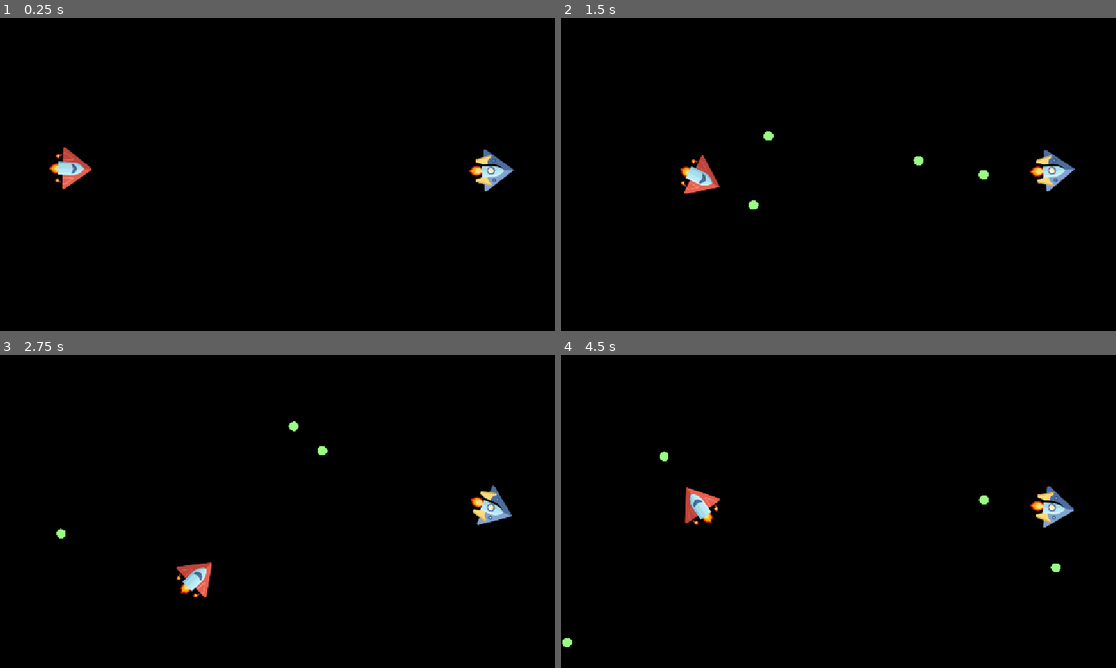
Above: before the commit, frames 1-4 (two rows, left to right).
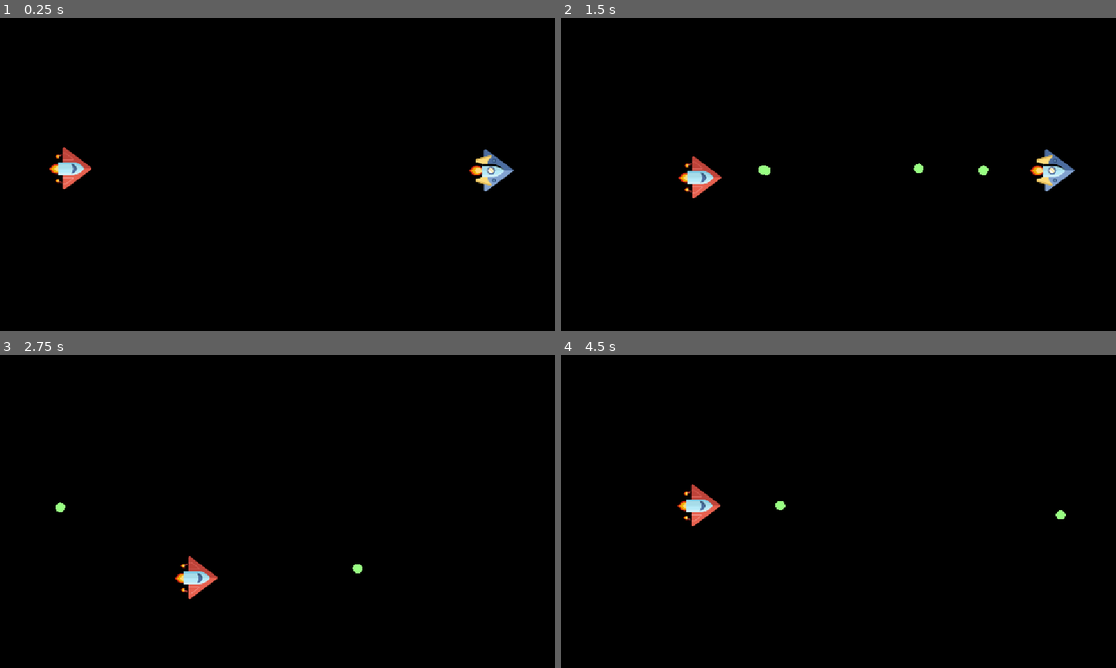
Above: after the commit, the same moments.

Repository: daninils/gggamejam2025
Game: Godot game, scene res://Scenes/game.tscn
The game is run twice, just before and just after one commit, with the same random seed, the same clock (stepped at 60 frames per second) and the same inputs. Video files are missing from this copy of the repository; at most half a second of black plays in their place.
Inputs (mouse positions are in pixels of both pictures, inside the frame that each line leads up to):
- Up to frame 1 (0.25 s): no input
- Up to frame 2 (1.5 s): tap Enter at 0.5 s; move the mouse to (960, 158) at 0.52 s; hold D (right) 0.53-1.28 s; tap Space (shoot) at 0.6, 1.35 s; move the mouse to (727, 190) at 1.27 s; hold S (down) from 1.28 s (still down)
- Up to frame 3 (2.75 s): move the mouse to (333, 442) at 2.02 s; release S (down) at 2.03 s; hold D (right) from 2.03 s (still down); tap Space (shoot) at 2.1 s
- Up to frame 4 (4.5 s): move the mouse to (810, 574) at 2.77 s; release D (right) at 2.78 s; hold W (up) 2.78-3.53 s; tap Space (shoot) at 2.85, 3.6, 4.35 s; move the mouse to (1005, 558) at 3.52 s; hold A (left) from 3.53 s (still down); move the mouse to (672, 464) at 4.27 s

The runs differ from the first frame. In frame 1, 0.2% of the frame differs, in the area x 8-93%, y 41-56%; in frame 2, 0.9%; in frame 3, 1.2%; in frame 4, 1.3%, in the area x 0-93%, y 30-94%.

Commit message:
Add collision and player movement

Diff:
--- a/Scenes/game.tscn
+++ b/Scenes/game.tscn
@@ -1,8 +1,8 @@
-[gd_scene load_steps=11 format=3 uid="uid://b6g5cweias4m8"]
+[gd_scene load_steps=11 format=3 uid="uid://bvnqhecljptxo"]
 
-[ext_resource type="PackedScene" uid="uid://q8v1rxk8erui" path="res://Scenes/Player.tscn" id="1_wg05u"]
+[ext_resource type="PackedScene" uid="uid://cqsgt7whplbgb" path="res://scenes/player.tscn" id="1_wg05u"]
 [ext_resource type="Script" uid="uid://u2achgs8bue1" path="res://scripts/game.gd" id="1_xrg4b"]
-[ext_resource type="VideoStream" uid="uid://2uxwea4gjlwh" path="res://backgroundVideo.ogv" id="2_wrm1d"]
+[ext_resource type="VideoStream" path="res://backgroundVideo.ogv" id="2_wrm1d"]
 [ext_resource type="Texture2D" uid="uid://tpjm5ebj8vqn" path="res://player1image.svg" id="4_wowpa"]
 [ext_resource type="Texture2D" uid="uid://b0hwinst5iyeg" path="res://player2image.svg" id="5_i6g32"]
 
--- a/Scripts/bullet.gd
+++ b/Scripts/bullet.gd
@@ -4,22 +4,22 @@
 const SPEED = 10
 var explosion_scene = preload("res://scenes/explosion.tscn")
 
+func _ready():
+	connect("body_entered", Callable(self, "_on_body_entered"))
+
 func _physics_process(delta: float) -> void:
 	global_position += direction * SPEED
-
 
 func _on_timer_timeout() -> void:
 	queue_free()
 
+func _on_body_entered(body: Node2D) -> void:
+	body.queue_free()
+	queue_free()
 
-func _on_body_entered(body: Node2D) -> void:
-	if body.is_in_group("enemies"):
-		body.queue_free()
-		queue_free()
+	var explosion = explosion_scene.instantiate()
+	explosion.global_position = global_position
+	explosion.emitting = true
+	explosion.lifetime = randf_range(0.5, 0.7)
 
-		var explosion = explosion_scene.instantiate()
-		explosion.global_position = global_position
-		explosion.emitting = true
-		explosion.lifetime = randf_range(0.5, 0.7)
-
-		$/root/Game.add_child(explosion)
+	$/root/Game.add_child(explosion)
--- a/Scripts/game.gd
+++ b/Scripts/game.gd
@@ -1,16 +1,19 @@
 extends Node2D
 
 var enemy_scene = preload("res://scenes/enemy.tscn")
+var player_scene = preload("res://Scenes/Player.tscn")
 
 @onready var player = $Player1
 
 func _on_timer_timeout() -> void:
 	var enemy = enemy_scene.instantiate()
+	var player = player_scene.instantiate()
 
-	enemy.global_position = player.global_position
+	if player.global_position != null:
+		enemy.global_position = player.global_position
 
-	while enemy.global_position.distance_squared_to(player.global_position) < 10000:
-		enemy.global_position.x = randi_range(0, get_viewport_rect().size.x)
-		enemy.global_position.y = randi_range(0, get_viewport_rect().size.y)
+		while enemy.global_position.distance_squared_to(player.global_position) < 10000:
+			enemy.global_position.x = randi_range(0, get_viewport_rect().size.x)
+			enemy.global_position.y = randi_range(0, get_viewport_rect().size.y)
 
 	#add_child(enemy)
--- a/Scripts/player.gd
+++ b/Scripts/player.gd
@@ -7,7 +7,13 @@
 @export var player_number: int = 0
 
 func _physics_process(delta: float) -> void:
-	look_at(get_global_mouse_position())
+	var window_size = get_window().size
+	if player_number == 0:
+		# Look to the right
+		look_at(Vector2(window_size.x, position.y))
+	elif player_number == 1:
+		# Look to the left
+		look_at(Vector2(0, position.y))
 
 	if player_number == 0:
 		velocity.x = Input.get_axis("left", "right") * SPEED
@@ -17,14 +23,14 @@
 	if Input.is_action_just_pressed("shoot"):
 		var bullet = bullet_scene.instantiate()
 		bullet.global_position = shooty_part.global_position
-		bullet.direction = (get_global_mouse_position() - global_position).normalized()
+		bullet.direction = (shooty_part.global_position - global_position).normalized()
 		$/root/Game.add_child(bullet)
 
 	move_and_slide()
 
 	for i in range(get_slide_collision_count()):
 		var collision = get_slide_collision(i)
-
-		if collision.get_collider().is_in_group("enemies") and not is_reloading:
+		if collision.get_collider().is_in_group("player") and not is_reloading:
+			print("Hit enemy! ", player_number)
 			is_reloading = true
 			get_tree().reload_current_scene()
Not shown: 1 places in Scenes/Player.tscn that only renumber resources
